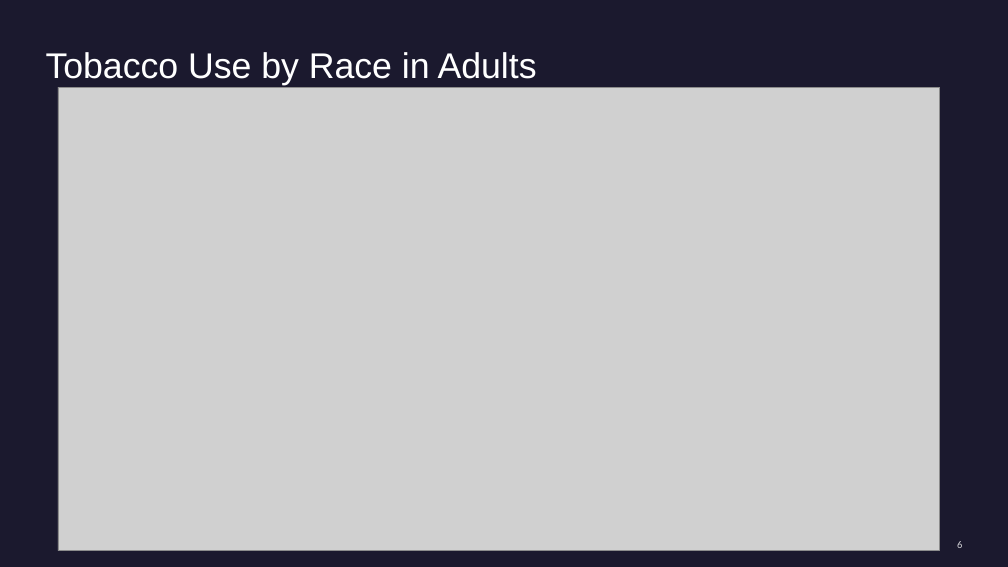
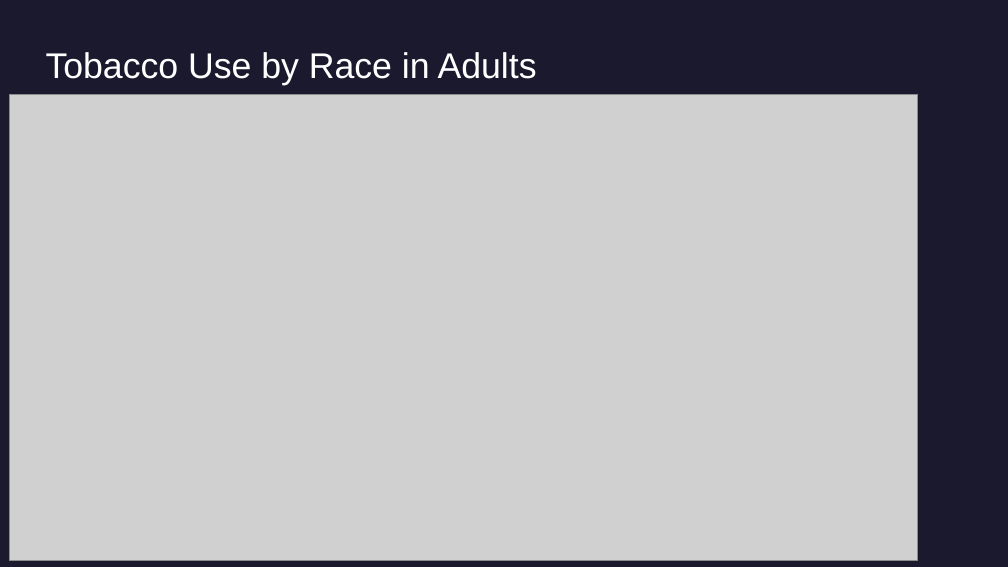
Before and after one commit to AKCase1993/Capstone-NSS-DA7, a slide deck: slide 7 of notebook/Tobacco.pptx (slide 6 before the commit). Drawn at 1008x567 pixels with LibreOffice and Linux fonts; fonts in the diff are those of the drawing; grey boxes stand for pictures. Boxes give left, top, right and bottom in pixels: in the first picture for what was removed or moved away, otherwise in the second. Text is boxed around its words. In the diff, an @@ line names an element or a change of style, - is before the commit and + after.

```diff
--- a/notebook/Tobacco.pptx
+++ b/notebook/Tobacco.pptx
@@ picture: place and size @@
-picture at <box>58,87,940,551</box>
+picture at <box>9,94,918,560</box>
@@ text removed at <box>278,550,359,552</box> @@
-Sample Footer Text
@@ page number removed at <box>957,541,962,548</box> @@
-6
```
Also in this commit, not shown: 5 other slides changed, 3 slides added, 1 slide removed.
